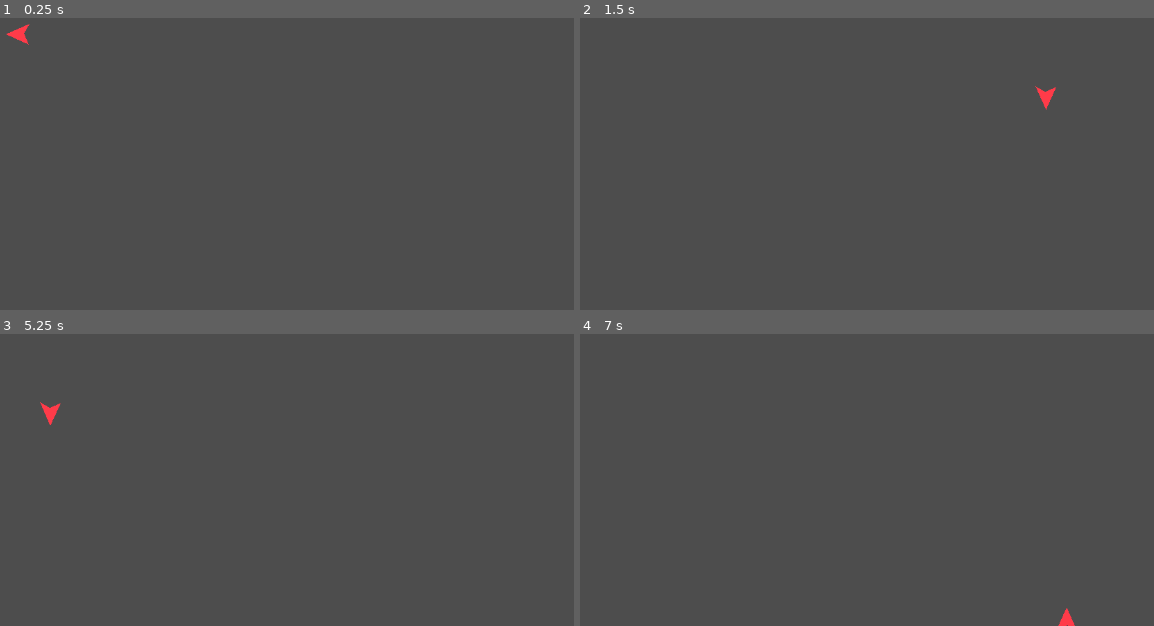
Above: before the commit, frames 1-4 (two rows, left to right).
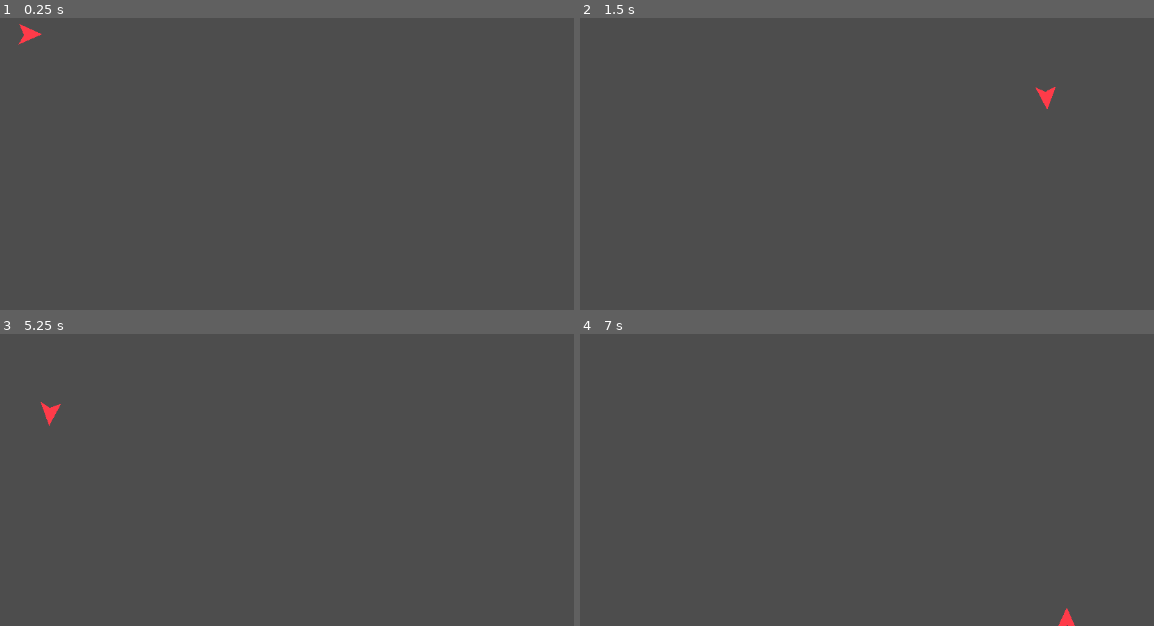
Above: after the commit, the same moments.

Repository: mncc8337/blashout
Game: Godot game, scene res://scenes/main.tscn
The game is run twice, just before and just after one commit, with the same random seed, the same clock (stepped at 60 frames per second) and the same inputs.
Inputs:
- Up to frame 1 (0.25 s): no input
- Up to frame 2 (1.5 s): tap Enter at 0.5 s; hold D (right) 0.53-1.28 s; tap Space at 1.25 s; hold S (down) from 1.28 s (still down)
- Up to frame 3 (5.25 s): tap Enter at 2, 3.5 s; release S (down) at 2.03 s; hold D (right) 2.03-2.78 s; tap Space at 2.75, 4.25 s; hold W (up) 2.78-3.53 s; hold A (left) 3.53-5.03 s; hold S (down) from 5.03 s (still down)
- Up to frame 4 (7 s): release S (down) at 5.78 s; hold D (right) 5.78-6.53 s; hold W (up) from 6.53 s (still down)

The runs differ from the first frame. In frame 1, 0.2% of the frame differs, in the area x 1-8%, y 2-10%; in frame 2, less than 0.1%; in frame 3, less than 0.1%; in frame 4, less than 0.1%.

Commit message:
simpler animations code

Diff:
--- a/scripts/player.gd
+++ b/scripts/player.gd
@@ -3,8 +3,8 @@
 const SPEED = 100.0
 const FRICTION = 0.1
 
-var dir = Vector2.ZERO
-var last_rot = 0.0
+var last_dir = Vector2(1, 0)
+var current_dir = Vector2(1, 0)
 
 func sign(x):
 	if x < 0:
@@ -12,47 +12,24 @@
 	return 1
 
 func _physics_process(delta):
+	var dir = Vector2.ZERO
 	if Input.is_action_pressed("up"):
-		velocity.y -= SPEED
 		dir += Vector2(0, -1)
 	if Input.is_action_pressed("down"):
-		velocity.y += SPEED
 		dir += Vector2(0, 1)
 	if Input.is_action_pressed("left"):
-		velocity.x -= SPEED
 		dir += Vector2(-1, 0)
 	if Input.is_action_pressed("right"):
-		velocity.x += SPEED
 		dir += Vector2(1, 0)
+	dir = dir.normalized()
+	velocity += dir.normalized() * SPEED
 
-	var move_on_x = Input.is_action_pressed("left") or Input.is_action_pressed("right")
-	var move_on_y = Input.is_action_pressed("up") or Input.is_action_pressed("down")
+	if dir == Vector2.ZERO:
+		dir = last_dir
+	last_dir = dir
+	current_dir = current_dir.lerp(dir, 0.2)
 
-	var new_rot_y = 180 + 90 * sign(velocity.y)
-	var new_rot_x = 90 + 90 * sign(velocity.x)
-	var new_rot = new_rot_x * int(move_on_x) + new_rot_y * int(move_on_y)
-	if move_on_x and move_on_y:
-		new_rot /= 2
-
-	var current_rot = rotation_degrees
-
-	if not move_on_x and not move_on_y:
-		new_rot = last_rot
-
-	if Input.is_action_pressed("down") and Input.is_action_pressed("left"):
-		new_rot += 180
-	if current_rot <= 0 and current_rot > -180 and new_rot >= 0 and new_rot <= 90:
-		new_rot += 360.0
-	if current_rot < 90 and current_rot >= 0 and new_rot >= 270 and new_rot <= 360:
-		new_rot -= 360.0
-
-	last_rot = new_rot
-
-	if current_rot < 0:
-		current_rot += 360
-	current_rot = lerp(current_rot, new_rot, 0.35)
-	print(current_rot)
-	rotation_degrees = current_rot
+	look_at(-current_dir + position)
 
 	velocity *= 1 - FRICTION
 
